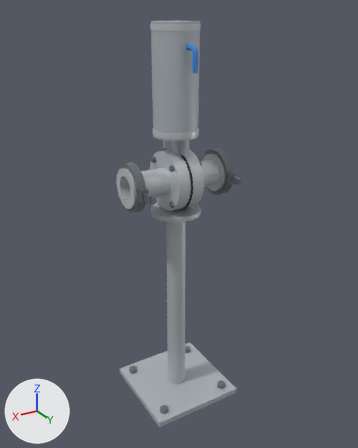
The glTF model molkerei-3d/modelle/absperrventil.glb as it was, and as the next commit left it.
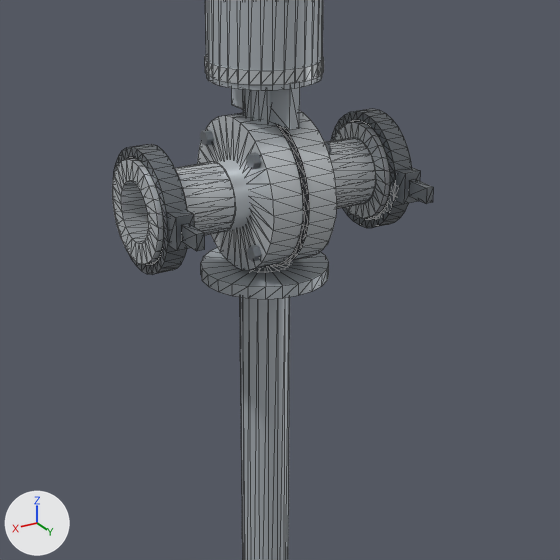
Each version is shown whole from a 50 mm camera at (0.472, 0.798, 0.802) aimed at (-0.007, -0.001, 0.403), then close up on the part from 20% to 81% of the width and 24% to 72% of the height. The lights are fixed; the arrows at lower left show +X, +Y and +Z. The first two pictures are the older version. The close-ups show mesh edges as thin lines. Where no turn or scale is listed for an object, it has been applied to the vertices. Vertices at exactly the same position are counted once.

In view in the first close-up: 'lkb_gehaeuse_a', 'lkb_gehaeuse_b', 'lkb_zylinder', 'lkb_zylinderdeckel_u', 'stuetzflansch', 'stuetzrohr', 'stutzen_aus', 'stutzen_aus_bund', 'stutzen_aus_klemme_band', 'stutzen_aus_klemme_fluegel', 'stutzen_aus_klemme_lasche', 'stutzen_ein', 'stutzen_ein_bund', 'stutzen_ein_klemme_band', 'stutzen_ein_klemme_fluegel', 'stutzen_ein_klemme_lasche' and 8 more.
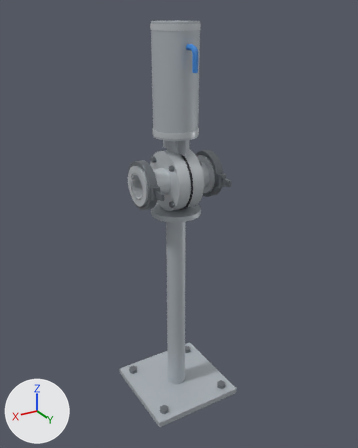
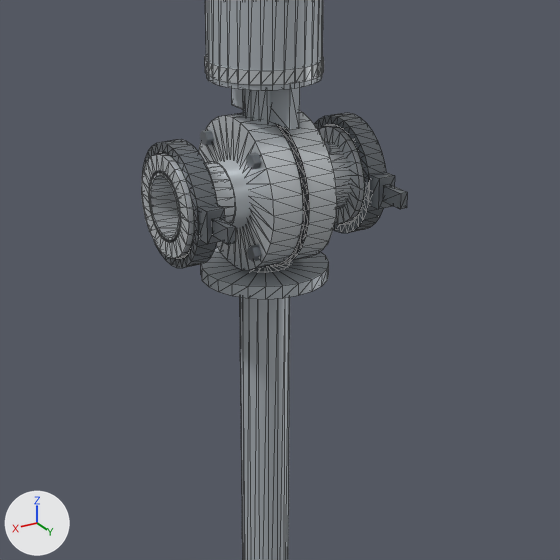
Not visible in the close-ups: part 6 of me_stutzen_ein_dichtung.

Location of each change, (x1, y1, x2, y2) in pixels of the close-ups (560 x 560 px):
'stutzen_aus_bund', moved
    before: (112, 158, 188, 265)
    after: (141, 153, 194, 259)
'stutzen_aus_klemme_band', moved
    before: (113, 144, 187, 275)
    after: (142, 139, 218, 268)
'stutzen_ein_klemme_band', moved
    before: (331, 109, 412, 228)
    after: (314, 113, 386, 233)
'stutzen_ein_bund', moved
    before: (333, 121, 390, 219)
    after: (318, 125, 365, 224)
'stutzen_aus_klemme_lasche', moved
    before: (168, 210, 194, 251)
    after: (199, 204, 225, 244)
'stutzen_ein_klemme_lasche', moved
    before: (395, 167, 420, 204)
    after: (369, 172, 394, 209)
'stutzen_aus_klemme_fluegel', moved
    before: (181, 224, 204, 251)
    after: (212, 218, 235, 245)
'stutzen_ein_klemme_fluegel', moved
    before: (409, 179, 433, 204)
    after: (383, 184, 407, 209)
'stutzen_aus', unchanged, covered by the edit
    before: (175, 161, 235, 236)
    after: (148, 161, 235, 243)
'stutzen_ein', unchanged, covered by the edit
    before: (330, 138, 376, 209)
    after: (330, 143, 351, 209)

Edits to the bpy script that builds the scene:
```text
Change me_stutzen_aus_bund:
    remove me_stutzen_aus_bund.from_pydata(...)  # 96 vertices, 192 faces; spans x 0.085..0.109, y -0.0385..0.0385, z 0.4615..0.5385
    add me_stutzen_aus_bund.from_pydata(...)  # 96 vertices, 192 faces; spans x 0.061..0.085, y -0.0385..0.0385, z 0.4615..0.5385
    me_stutzen_aus_bund part 1: the whole mesh is moved by (-0.024, 0.0, 0.0)
Change me_stutzen_aus_klemme_band:
    remove me_stutzen_aus_klemme_band.from_pydata(...)  # 128 vertices, 256 faces; spans x 0.089..0.105, y -0.0465..0.0465, z 0.4535..0.5465
    add me_stutzen_aus_klemme_band.from_pydata(...)  # 128 vertices, 256 faces; spans x 0.065..0.081, y -0.0465..0.0465, z 0.4535..0.5465
    me_stutzen_aus_klemme_band part 2: the whole mesh is moved by (-0.024, 0.0, 0.0)
Change me_stutzen_aus_klemme_fluegel:
    remove me_stutzen_aus_klemme_fluegel.from_pydata(...)  # 8 vertices, 12 faces; spans x 0.094..0.1, y 0.0565..0.0785, z 0.494..0.506
    add me_stutzen_aus_klemme_fluegel.from_pydata(...)  # 8 vertices, 12 faces; spans x 0.07..0.076, y 0.0565..0.0785, z 0.494..0.506
    me_stutzen_aus_klemme_fluegel part 3: the whole mesh is moved by (-0.024, 0.0, 0.0)
Change me_stutzen_aus_klemme_lasche:
    remove me_stutzen_aus_klemme_lasche.from_pydata(...)  # 8 vertices, 12 faces; spans x 0.09..0.104, y 0.0425..0.0565, z 0.488..0.512
    add me_stutzen_aus_klemme_lasche.from_pydata(...)  # 8 vertices, 12 faces; spans x 0.066..0.08, y 0.0425..0.0565, z 0.488..0.512
    me_stutzen_aus_klemme_lasche part 4: the whole mesh is moved by (-0.024, 0.0, 0.0)
Change me_stutzen_ein_bund:
    remove me_stutzen_ein_bund.from_pydata(...)  # 96 vertices, 192 faces; spans x -0.109..-0.085, y -0.0385..0.0385, z 0.4615..0.5385
    add me_stutzen_ein_bund.from_pydata(...)  # 96 vertices, 192 faces; spans x -0.085..-0.061, y -0.0385..0.0385, z 0.4615..0.5385
    me_stutzen_ein_bund part 5: the whole mesh is moved by (0.024, 0.0, 0.0)
Change me_stutzen_ein_dichtung:
    remove me_stutzen_ein_dichtung.from_pydata(...)  # 96 vertices, 192 faces; spans x -0.0985..-0.0955, y -0.0405..0.0405, z 0.4595..0.5405
    add me_stutzen_ein_dichtung.from_pydata(...)  # 96 vertices, 192 faces; spans x -0.0745..-0.0715, y -0.0405..0.0405, z 0.4595..0.5405
    me_stutzen_ein_dichtung part 6: the whole mesh is moved by (0.024, 0.0, 0.0)
Change me_stutzen_ein_klemme_band:
    remove me_stutzen_ein_klemme_band.from_pydata(...)  # 128 vertices, 256 faces; spans x -0.105..-0.089, y -0.0465..0.0465, z 0.4535..0.5465
    add me_stutzen_ein_klemme_band.from_pydata(...)  # 128 vertices, 256 faces; spans x -0.081..-0.065, y -0.0465..0.0465, z 0.4535..0.5465
    me_stutzen_ein_klemme_band part 7: the whole mesh is moved by (0.024, 0.0, 0.0)
Change me_stutzen_ein_klemme_fluegel:
    remove me_stutzen_ein_klemme_fluegel.from_pydata(...)  # 8 vertices, 12 faces; spans x -0.1..-0.094, y 0.0565..0.0785, z 0.494..0.506
    add me_stutzen_ein_klemme_fluegel.from_pydata(...)  # 8 vertices, 12 faces; spans x -0.076..-0.07, y 0.0565..0.0785, z 0.494..0.506
    me_stutzen_ein_klemme_fluegel part 8: the whole mesh is moved by (0.024, 0.0, 0.0)
Change me_stutzen_ein_klemme_lasche:
    remove me_stutzen_ein_klemme_lasche.from_pydata(...)  # 8 vertices, 12 faces; spans x -0.104..-0.09, y 0.0425..0.0565, z 0.488..0.512
    add me_stutzen_ein_klemme_lasche.from_pydata(...)  # 8 vertices, 12 faces; spans x -0.08..-0.066, y 0.0425..0.0565, z 0.488..0.512
    me_stutzen_ein_klemme_lasche part 9: the whole mesh is moved by (0.024, 0.0, 0.0)
```
